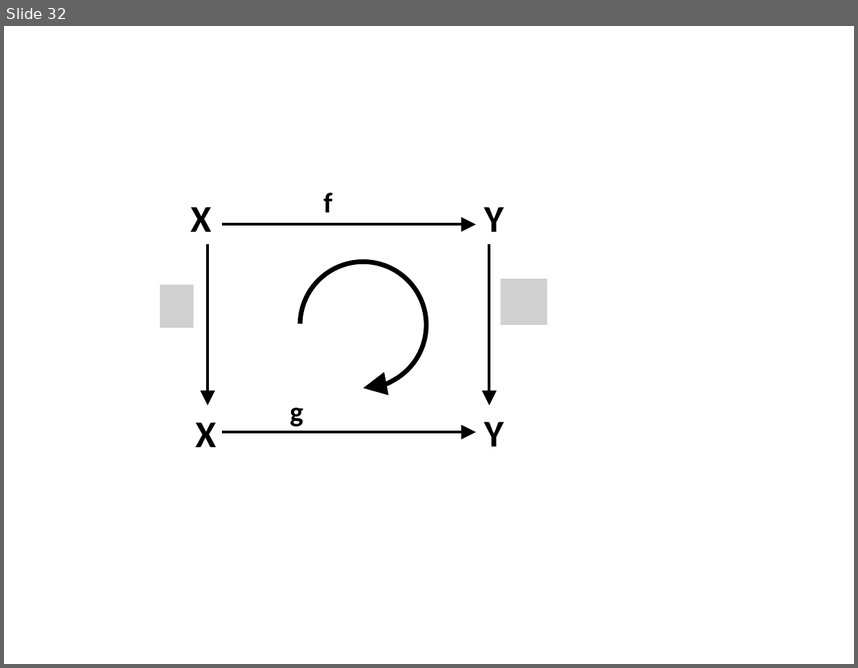
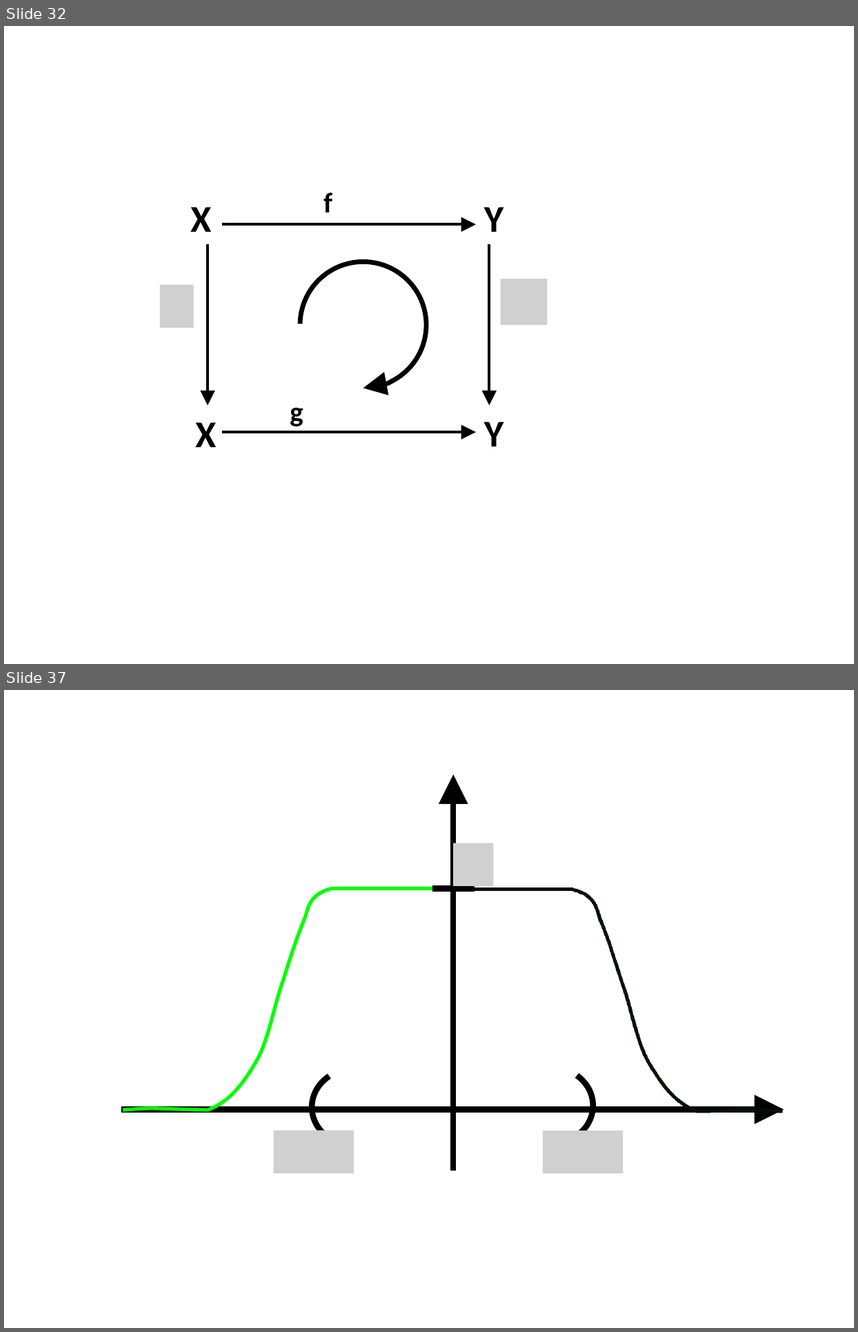
Before and after one commit to lutteropp/GeoTopo, a slide deck: images/Bilder.pptx. Shown one above the other, each under a label of ours: slide 32 before the commit, slides 32 and 37 after it; the slides between them are not shown. The pictures are 858x668 and 858x1332 pixels, drawn with LibreOffice and Linux fonts; fonts in the diff are those of the drawing; grey boxes stand for pictures. Boxes give left, top, right and bottom in pixels: in the first picture for what was removed or moved away, otherwise in the second. Text is boxed around its words. In the diff, an @@ line names an element or a change of style, - is before the commit and + after.

```diff
--- a/images/Bilder.pptx
+++ b/images/Bilder.pptx
@@ slide 37 added at <box>4,690,854,1328</box>, background #FFFFFF @@
@@ arrow added from (454, 1170) to (454, 774), #000000 5 pt @@
@@ picture added at <box>454,843,494,885</box> @@
@@ freeform shape added at <box>123,888,454,1109</box>, outline #00FF00 3 pt @@
@@ line added from (432, 888) to (474, 888), #000000 5 pt @@
@@ freeform shape added at <box>452,890,783,1111</box>, outline #00FF00 3 pt @@
@@ arc (boxed as its full ellipse) added at <box>312,1069,397,1145</box>, outline #000000 5 pt @@
@@ arc (boxed as its full ellipse) added at <box>509,1067,593,1143</box>, outline #000000 5 pt @@
@@ arrow added from (121, 1109) to (784, 1109), #000000 5 pt @@
@@ picture added at <box>274,1130,353,1173</box> @@
@@ picture added at <box>543,1130,623,1173</box> @@
```
Also in this commit, not shown: 4 other slides added, 2 slides removed, 14 other files.
